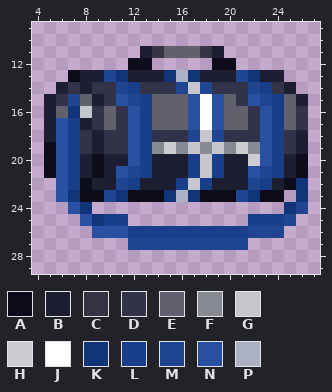
Pixel-art sprite: Resources/Textures/ERTAcademy/Clothing/Back/Duffels/blueshield.rsi/icon.png. The picture above was drawn from the file before the commit.
The file is 32x32 pixels. Shown: x 4..27, y 9..29.
Palette (. is transparent): A #0d0c19  B #1e1e32  C #343442  D #323248  E #61616e  F #878a92  G #c5c7cd  H #cbcdd1  J #ffffff  K #113378  L #1a3f8a  M #204692  N #2851a4  P #abb1c3
Pixels before, first column x 5:
11 ........BCEEECB.......
12 .......AA.....AA......
13 ..ABBMKBBBKPKBBBMKBB..
14 .BDBDDMLDDDMGMDDDMLDB.
15 BDMEBDNMLEEENJNEDNMLEB
16 BEKGDEDNLEEENJNEEDNLED
17 BNLBDEDNLEEENJNEEDNLED
18 BNLDBDDNLDDDMGMDDDNLDB
19 ANLDBDDNLFHFGFGFHFNLDB
20 ANLBABBNLBBBLGLBBHNLBA
21 ANLBABNMLBBBLGLBBNMLBA
22 .NLABBMLBBBLGLBBBMLBAK
23 .NKAAMKAAAKPKAAAMKAA.K
24 ..NK................KM
25 ...NKLL..........LLLM.
26 ....NNNLLLLLLLLLLMMM..
27 .......MMMMMMMMMM.....
The result:
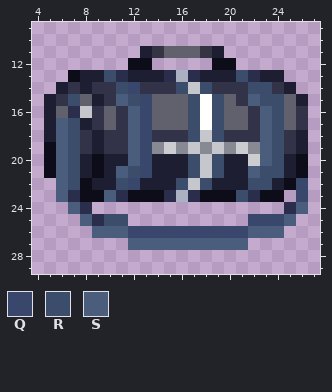
Colours new in this view: Q #38476b  R #3c4d6b  S #4b5d7c
What changed:
colour K: #113378 -> #2b2d4d
Changed rows in their new state; - is a pixel that keeps its letter.
first column x 6:
13 ----R----------R-----
14 -----RQ---R-R---RR---
15 -R---SRQ---R-R--SRR--
16 ------SQ---R-R---SR--
17 SR----SQ---R-R---SR--
18 SR----SQ---R-R---SR--
19 SR----SQ---------SR--
20 SR----SQ---R-R---SR--
21 SR---SRQ---R-R--SRR--
22 SR---RQ---R-R---RR--Q
23 S---S----------R----Q
24 -S------------------S
25 --S-RR----------QQQS-
26 ---SSSQQQQQQQQQQSSS--
27 ------SSSSSSSSSS-----
Boxes around the changes in both pictures, in picture pixels (x1, y1, x2, y2):
changed: (56, 70, 308, 250)
